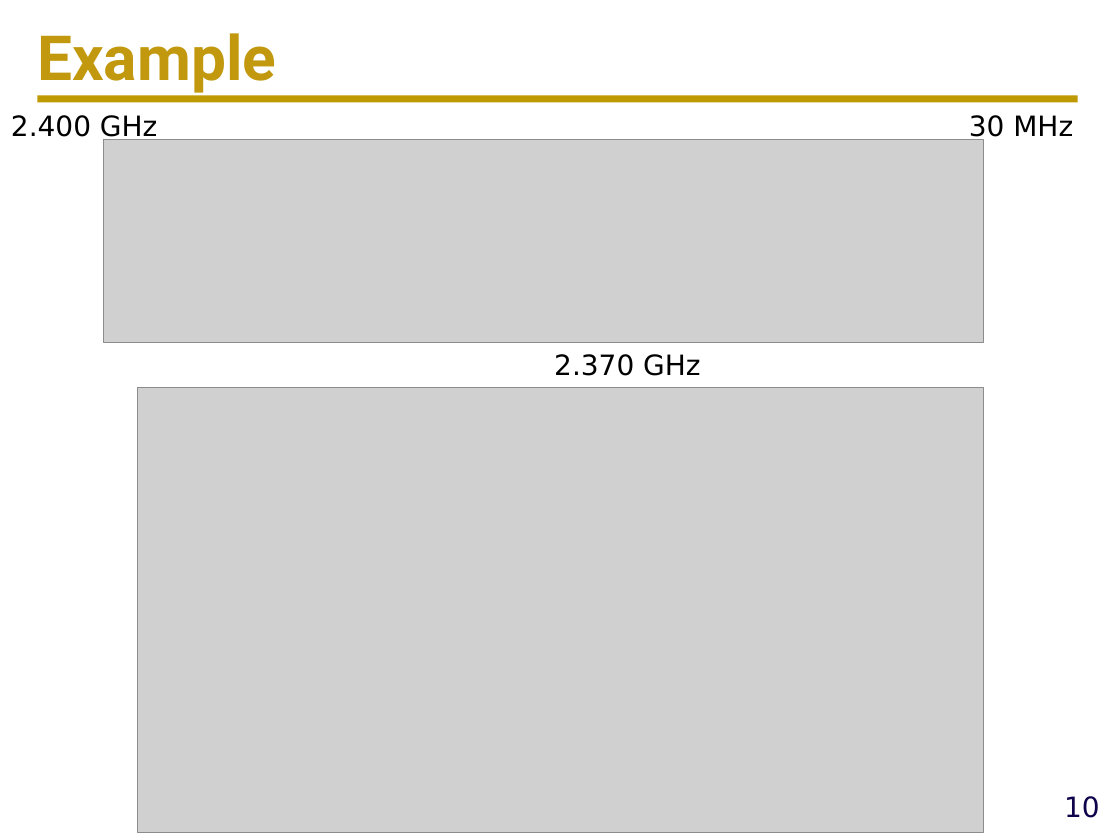
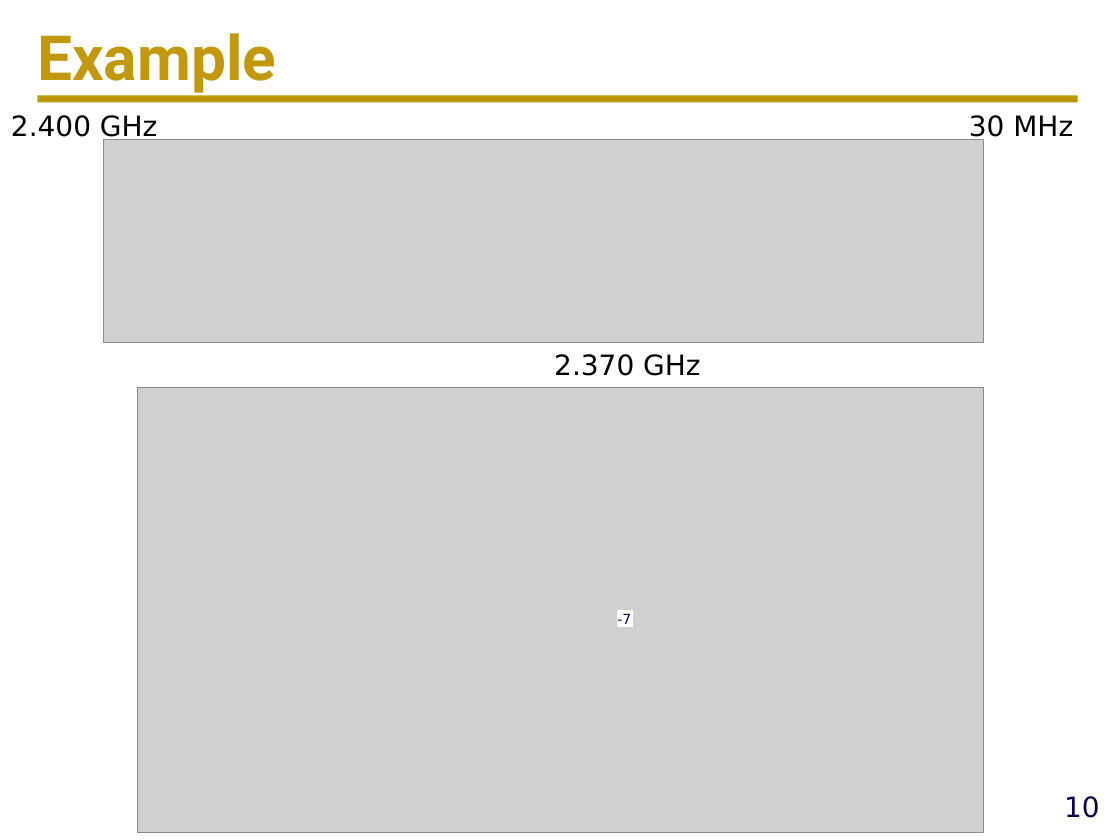
Before and after one commit to ucdart/UCD-EEC134, a slide deck: slide 10 of lectures/lec9/Lec9b-Cascade-Analysis.pptx. Drawn at 1120x840 pixels with LibreOffice and Linux fonts; fonts in the diff are those of the drawing; grey boxes stand for pictures; background and template pictures are left out. Boxes give left, top, right and bottom in pixels: in the first picture for what was removed or moved away, otherwise in the second. Text is boxed around its words. In the diff, an @@ line names an element or a change of style, - is before the commit and + after.

```diff
--- a/lectures/lec9/Lec9b-Cascade-Analysis.pptx
+++ b/lectures/lec9/Lec9b-Cascade-Analysis.pptx
@@ rectangle added at (x1=617, y1=610, x2=633, y2=627), fill #FFFFFF, 9 pt, text #10034C @@
+-7
```
Also in this commit, not shown: 3 other files.
